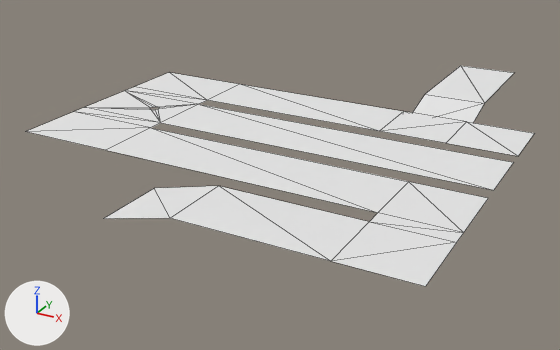
The OBJ model models/course/course1r_h7.obj as it was, and as the next commit left it.
One viewpoint serves both versions: a camera (50 mm lens) standing at (4.71, 12.97, 7.92) and looking at (-5.91, 32.28, -1.74). Lighting does not change. The marker at lower left points along +X, +Y and +Z. Mesh edges are drawn as thin lines. Where no turn or scale is listed for an object, it has been applied to the vertices.

In view in the first picture: 'course1r_h7'.
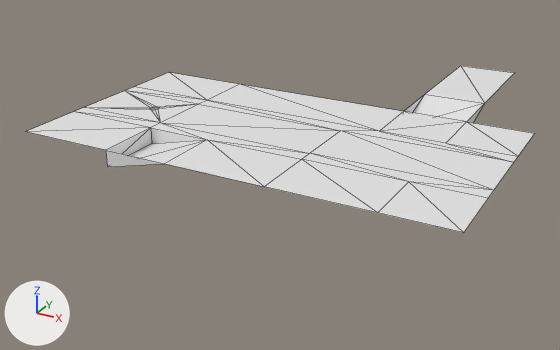
Where the change shows, as pixel boxes [x1, y1, x2, y2] in the pictures (560 x 350 px):
'course1r_h7', reshaped (24% shorter)
    before: [26, 66, 534, 286]
    after: [26, 66, 534, 233]
part 1 of me_course1r_h7, built on
    before: [103, 104, 514, 286]
    after: [106, 95, 518, 213]

What the commit changed:
me_course1r_h7 is used by ob_course1r_h7; location (0.0, 0.0, 0.0).
me_course1r_h7 had 46 vertices, 46 faces and spanned x -12.0..1.0, y 25.5..41.0, z -0.5..0.0.
me_course1r_h7 no longer uses material mat_none (white #e7e7e7).
me_course1r_h7 now has 46 vertices, 61 faces and spans x -12.0..1.0, y 28.0..41.0, z -0.5..0.0.
Part 1, on me_course1r_h7:
8 vertices are removed from x -7.0..1.0, y 25.5..27.5, z -0.5..0.0.
12 faces are deleted.
8 vertices are added at x -9.0..-4.0, y 28.0..32.5, z -0.5..0.0.
27 new faces join them.
